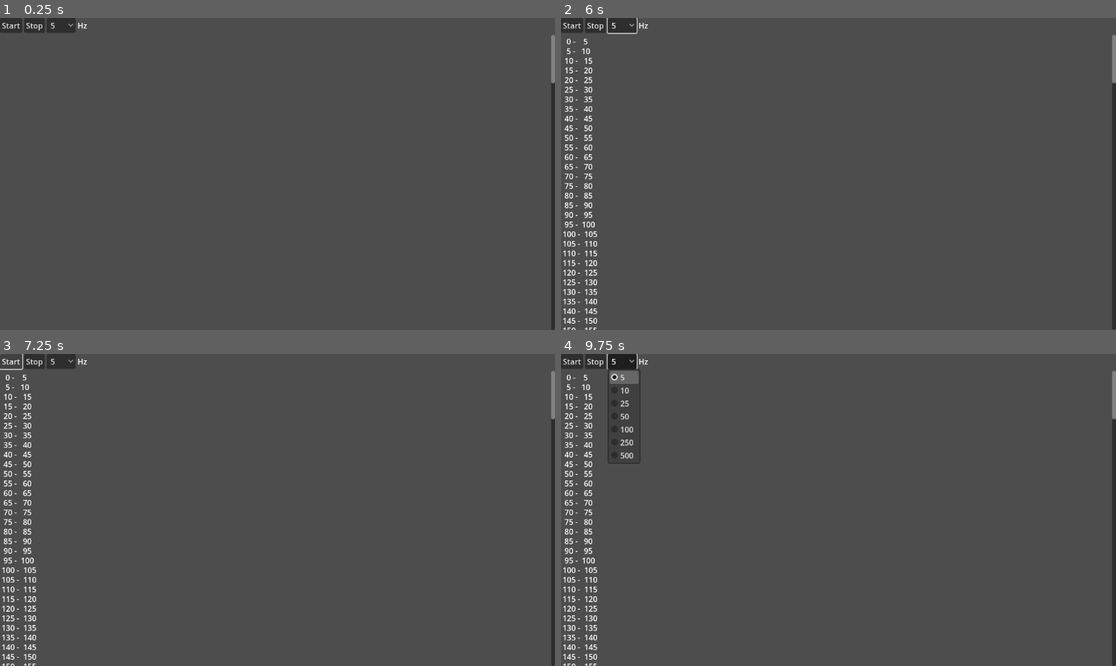
Above: before the commit, frames 1-4 (two rows, left to right).
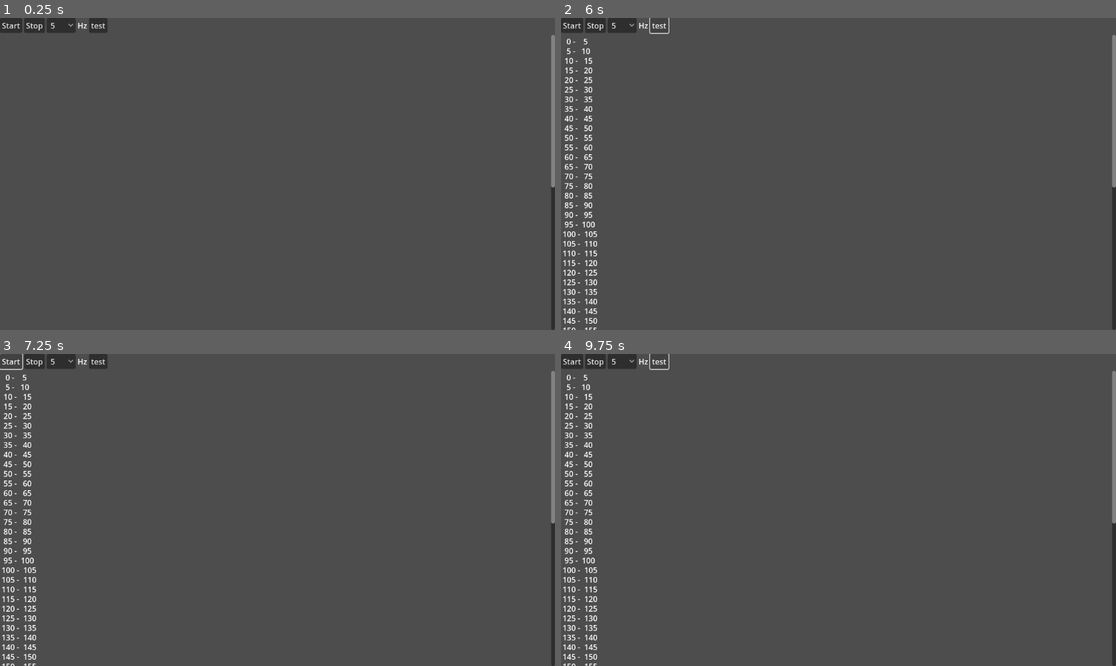
Above: after the commit, the same moments.

Repository: akjava/MyGodotAudioExamples
Game: Godot game, scene res://show_spectrum.tscn
Two runs of this game, one before a commit and one after it. Both use one fixed random seed, a clock stepped at 60 frames per second and the inputs below. This scene is started directly instead of the project's main scene. Sound files missing from this copy of the repository are replaced by a short silence.
Inputs (mouse positions are in pixels of both pictures, inside the frame that each line leads up to):
- Up to frame 1 (0.25 s): no input
- Up to frame 2 (6 s): click (660, 24) at 0.5 s, where only the run after the commit has a clickable "test"; click "Start" at 1.25 s; click "Start" at 2 s; click "Stop" at 2.75 s; click "5" at 3.5 s; click "Stop" at 4.25 s; click "5" at 5 s; click (660, 24) at 5.75 s, where only the run after the commit has a clickable "test"
- Up to frame 3 (7.25 s): click "Start" at 6.5 s
- Up to frame 4 (9.75 s): click "Stop" at 7.25 s; click "5" at 8 s; click (660, 360) at 8.75 s, where only the run after the commit has a clickable "test"; tap Enter at 9.5 s

The runs differ from the first frame. In frame 1, 0.4% of the frame differs, in the area x 16-100%, y 0-55%; in frame 2, 0.3%; in frame 3, 0.4%; in frame 4, 0.9%, in the area x 8-100%, y 0-55%.
Error in both runs: Attempt to call function 'get_magnitude_for_frequency_range' in base 'null instance' on a null instance. (res://show_spectrum.gd:70)

Commit message:
add join example

Diff:
--- /dev/null
+++ b/joint_wav.gd
@@ -0,0 +1,43 @@
+extends Node
+
+var stream
+var original_data
+func _ready():
+	var player = find_child("AudioStreamPlayer")
+	stream = player.stream
+	print(player.stream)
+	original_data = player.stream.data
+	var data_size = player.stream.data.size()
+	var sample_rate = player.stream.mix_rate
+	var stereo_size = 2 if player.stream.stereo else 1
+	var length = player.stream.get_length()
+	var byte_size = 1 if player.stream.format == AudioStreamWAV.FORMAT_8_BITS  else 2
+	var samples = sample_rate * length * byte_size
+	print("size = %s"%data_size)
+	print("sample_rate = %s"%sample_rate)
+	print("stereo = %s"%stereo_size)
+	print("length = %s"%length)
+	print("samples = %s"%samples)
+
+	var audio2 = WavParser.parse_wav_file("res://files/cv02_1-10.wav")
+	print("second audio size = %s"%audio2.data.size())
+	var silence = WavUtils.generate_silence(1.0,player.stream.stereo,player.stream.mix_rate,player.stream.format)
+	print("silence size = %s"%silence.size())
+	var new_data = WavUtils.join([stream.data , silence,audio2.data])
+	print("mixed all size = %s"%new_data.size())
+	stream.data = new_data
+	stream.save_to_wav("wav_joined.wav")
+
+func _on_trim_button_pressed():
+	var start = float(find_child("StartLineEdit").text)
+	var end = float(find_child("EndLineEdit").text)
+	var start_index = WavSplitter.time_to_index(stream,start)
+	var end_index = WavSplitter.time_to_index(stream,end)
+	var splited_data = WavSplitter.split_wav_file(original_data,start_index,end_index)
+	var player = find_child("AudioStreamPlayer")
+	player.stream.data = splited_data
+	player.play()
+
+
+func _on_button_pressed():
+	find_child("AudioStreamPlayer").play()
--- /dev/null
+++ b/joint_wav.tscn
@@ -0,0 +1,34 @@
+[gd_scene load_steps=3 format=3 uid="uid://bdp08wh124xry"]
+
+[ext_resource type="Script" path="res://joint_wav.gd" id="1_d420o"]
+[ext_resource type="AudioStream" uid="uid://dh7he2oyajnjr" path="res://files/cv02_aiueo.wav" id="2_24h72"]
+
+[node name="JointWav" type="Control"]
+layout_mode = 3
+anchors_preset = 15
+anchor_right = 1.0
+anchor_bottom = 1.0
+grow_horizontal = 2
+grow_vertical = 2
+script = ExtResource("1_d420o")
+
+[node name="MarginContainer" type="MarginContainer" parent="."]
+layout_mode = 1
+anchors_preset = 15
+anchor_right = 1.0
+anchor_bottom = 1.0
+grow_horizontal = 2
+grow_vertical = 2
+
+[node name="HBoxContainer" type="HBoxContainer" parent="MarginContainer"]
+layout_mode = 2
+size_flags_vertical = 0
+
+[node name="Button" type="Button" parent="MarginContainer/HBoxContainer"]
+layout_mode = 2
+text = "Play"
+
+[node name="AudioStreamPlayer" type="AudioStreamPlayer" parent="."]
+stream = ExtResource("2_24h72")
+
+[connection signal="pressed" from="MarginContainer/HBoxContainer/Button" to="." method="_on_button_pressed"]
--- a/show_spectrum.gd
+++ b/show_spectrum.gd
@@ -115,3 +115,9 @@
 	# init dic
 	for i in spectram_ranges.size():
 		mag_dics.append({})
+
+
+func _on_button_pressed():
+	var control = find_child("Control")
+	var img = control.get_viewport().get_texture().get_image()
+	img.save_jpg("tmp.jpg")
--- a/show_spectrum.tscn
+++ b/show_spectrum.tscn
@@ -18,6 +18,8 @@
 anchors_preset = 15
 anchor_right = 1.0
 anchor_bottom = 1.0
+grow_horizontal = 2
+grow_vertical = 2
 
 [node name="HBoxContainer" type="HBoxContainer" parent="VBoxContainer"]
 layout_mode = 2
@@ -58,6 +60,10 @@
 layout_mode = 2
 text = "Hz"
 
+[node name="Button" type="Button" parent="VBoxContainer/HBoxContainer"]
+layout_mode = 2
+text = "test"
+
 [node name="VBoxContainer" type="VBoxContainer" parent="VBoxContainer"]
 layout_mode = 2
 size_flags_horizontal = 3
@@ -68,7 +74,7 @@
 size_flags_vertical = 3
 
 [node name="Control" type="Control" parent="VBoxContainer/VBoxContainer/ScrollContainer"]
-custom_minimum_size = Vector2(0, 4000)
+custom_minimum_size = Vector2(0, 1200)
 layout_mode = 2
 size_flags_horizontal = 3
 size_flags_vertical = 3
@@ -80,4 +86,5 @@
 [connection signal="pressed" from="VBoxContainer/HBoxContainer/Start" to="." method="_on_Start_pressed"]
 [connection signal="pressed" from="VBoxContainer/HBoxContainer/Stop" to="." method="_on_Stop_pressed"]
 [connection signal="item_selected" from="VBoxContainer/HBoxContainer/HzOptionButton" to="." method="_on_hz_option_button_item_selected"]
+[connection signal="pressed" from="VBoxContainer/HBoxContainer/Button" to="." method="_on_button_pressed"]
 [connection signal="finished" from="Player" to="." method="_on_player_finished"]
Not shown, added: addons/akjava_audio/wav_utils.gd
